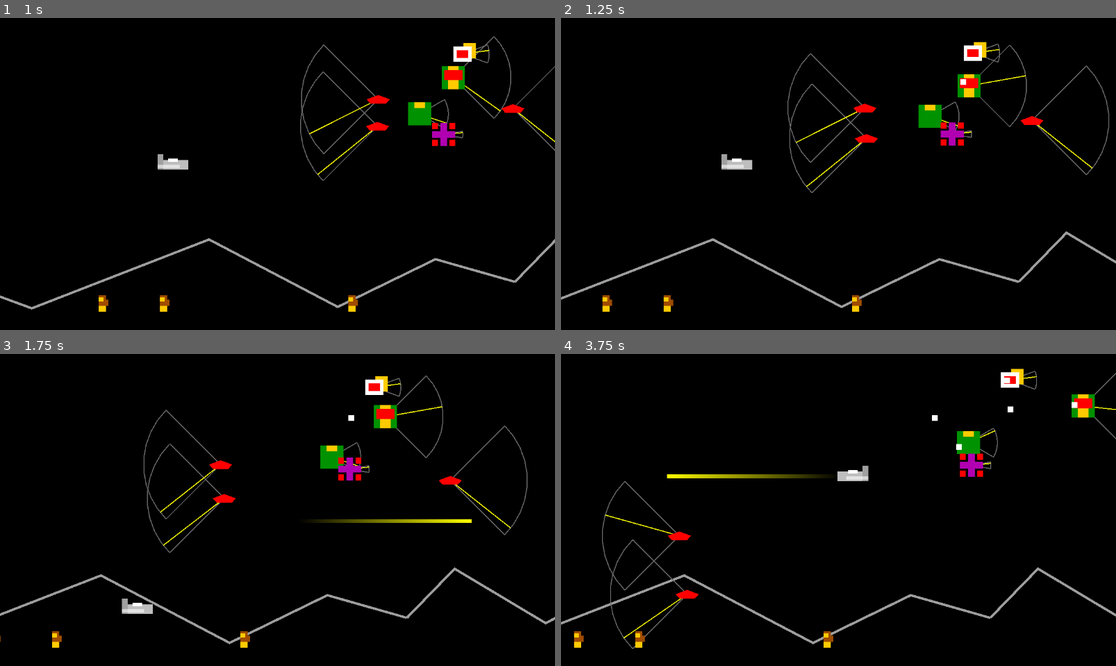
Above: before the commit, frames 1-4 (two rows, left to right).
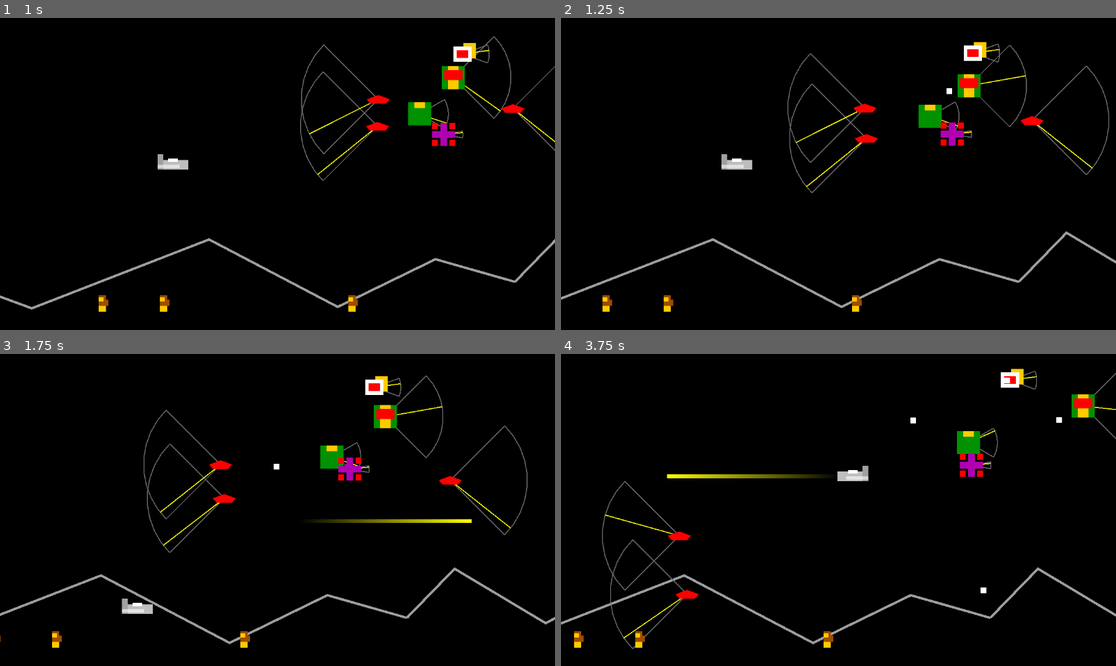
Above: after the commit, the same moments.

Repository: Toxe/godot-defender-clone
Game: Godot game, scene res://scenes/levels/main.tscn
The game is run twice, just before and just after one commit, with the same random seed, the same clock (stepped at 60 frames per second) and the same inputs.
Inputs:
- Up to frame 1 (1 s): hold Right (move_right) from 0.53 s (still down); tap Space (fire) at 0.6 s
- Up to frame 2 (1.25 s): keep holding Right (move_right)
- Up to frame 3 (1.75 s): release Right (move_right) at 1.28 s; hold Down (move_down) from 1.28 s (still down); tap Space (fire) at 1.35 s
- Up to frame 4 (3.75 s): release Down (move_down) at 2.03 s; hold Right (move_right) 2.03-2.78 s; tap Space (fire) at 2.1, 2.85, 3.6 s; hold Up (move_up) 2.78-3.53 s; hold Left (move_left) from 3.53 s (still down)

Frame 1 is identical in both runs. In frame 2, less than 0.1% of the frame differs, in the area x 69-74%, y 19-25%; in frame 3, less than 0.1%; in frame 4, 0.2%, in the area x 62-94%, y 15-77%.

Commit message:
Enemies use EnemyShootingAtPlayerAIComponent to shoot (roughly) in the direction of the player

Diff:
--- a/G01_Defender/scenes/components/shooting_component.gd
+++ b/G01_Defender/scenes/components/shooting_component.gd
@@ -4,6 +4,7 @@
 
 @export var shot_scene: PackedScene = null
 @export var visible_on_screen_notifier: VisibleOnScreenNotifier2D = null
+@export var shooting_ai_component: Node = null
 @export var min_shot_delay := 1.0
 @export var max_shot_delay := 2.0
 @export var one_shot := false
@@ -32,6 +33,9 @@
         var shot_movement_component = shot.get_node("MovementComponent") as MovementComponent
         shot_movement_component.direction = direction
 
+    if shooting_ai_component:
+        shooting_ai_component.update(shot, global_position)  # note: shot is not yet in the tree so shot.global_position is still (0,0) at this point
+
     get_parent().get_parent().add_child(shot)
     start_shooting()
     shot_fired.emit()
--- a/G01_Defender/scenes/enemies/baiter.tscn
+++ b/G01_Defender/scenes/enemies/baiter.tscn
@@ -1,8 +1,9 @@
-[gd_scene load_steps=7 format=3 uid="uid://dd0hlvdakdx6j"]
+[gd_scene load_steps=8 format=3 uid="uid://dd0hlvdakdx6j"]
 
 [ext_resource type="PackedScene" uid="uid://6kn3g63u5hm4" path="res://scenes/components/movement_component.tscn" id="1_pkn14"]
 [ext_resource type="PackedScene" uid="uid://ov5vv7r6yy8p" path="res://scenes/components/erratic_movement_ai_component.tscn" id="2_8ya36"]
 [ext_resource type="PackedScene" uid="uid://ciovhjmxtwyjt" path="res://scenes/components/shooting_component.tscn" id="2_x1yi8"]
+[ext_resource type="PackedScene" uid="uid://ciuc2h8kbi5xk" path="res://scenes/components/enemy_shooting_at_player_ai_component.tscn" id="3_jni5v"]
 [ext_resource type="PackedScene" uid="uid://1kc1srny6n4c" path="res://scenes/enemies/bullet.tscn" id="3_rx8aj"]
 [ext_resource type="PackedScene" uid="uid://bk00hc6aw3868" path="res://scenes/components/hitbox_component.tscn" id="4_ngud3"]
 
@@ -21,9 +22,13 @@
 min_direction_change_time = 3.0
 max_direction_change_time = 5.0
 
-[node name="ShootingComponent" parent="." node_paths=PackedStringArray("visible_on_screen_notifier") instance=ExtResource("2_x1yi8")]
+[node name="EnemyShootingAtPlayerAIComponent" parent="." instance=ExtResource("3_jni5v")]
+spread_angle = 90.0
+
+[node name="ShootingComponent" parent="." node_paths=PackedStringArray("visible_on_screen_notifier", "shooting_ai_component") instance=ExtResource("2_x1yi8")]
 shot_scene = ExtResource("3_rx8aj")
 visible_on_screen_notifier = NodePath("../VisibleOnScreenNotifier2D")
+shooting_ai_component = NodePath("../EnemyShootingAtPlayerAIComponent")
 min_shot_delay = 3.0
 max_shot_delay = 4.0
 
--- a/G01_Defender/scenes/enemies/bomb.gd
+++ /dev/null
@@ -1,5 +0,0 @@
-extends Node2D
-
-
-func setup(spawn_position: Vector2):
-    global_position = spawn_position
--- a/G01_Defender/scenes/enemies/bomb.tscn
+++ b/G01_Defender/scenes/enemies/bomb.tscn
@@ -1,6 +1,5 @@
-[gd_scene load_steps=5 format=3 uid="uid://dro1lmf7r4t40"]
+[gd_scene load_steps=4 format=3 uid="uid://dro1lmf7r4t40"]
 
-[ext_resource type="Script" path="res://scenes/enemies/bomb.gd" id="1_iaij1"]
 [ext_resource type="PackedScene" uid="uid://du0c02bx6fs4c" path="res://scenes/components/lifetime_component.tscn" id="2_ehjk3"]
 [ext_resource type="PackedScene" uid="uid://bk00hc6aw3868" path="res://scenes/components/hitbox_component.tscn" id="2_l8iuw"]
 
@@ -8,7 +7,6 @@
 size = Vector2(12, 12)
 
 [node name="Bomb" type="Node2D"]
-script = ExtResource("1_iaij1")
 
 [node name="LifetimeComponent" parent="." node_paths=PackedStringArray("visible_on_screen_notifier") instance=ExtResource("2_ehjk3")]
 visible_on_screen_notifier = NodePath("../VisibleOnScreenNotifier2D")
--- a/G01_Defender/scenes/enemies/bullet.gd
+++ /dev/null
@@ -1,5 +0,0 @@
-extends Node2D
-
-func setup(spawn_position: Vector2):
-    global_position = spawn_position
-    $MovementComponent.direction = Vector2.RIGHT.rotated(randf_range(0.0, 2 * PI))
--- a/G01_Defender/scenes/enemies/bullet.tscn
+++ b/G01_Defender/scenes/enemies/bullet.tscn
@@ -1,6 +1,5 @@
-[gd_scene load_steps=6 format=3 uid="uid://1kc1srny6n4c"]
+[gd_scene load_steps=5 format=3 uid="uid://1kc1srny6n4c"]
 
-[ext_resource type="Script" path="res://scenes/enemies/bullet.gd" id="1_jgfq0"]
 [ext_resource type="PackedScene" uid="uid://6kn3g63u5hm4" path="res://scenes/components/movement_component.tscn" id="2_5uv35"]
 [ext_resource type="PackedScene" uid="uid://du0c02bx6fs4c" path="res://scenes/components/lifetime_component.tscn" id="3_dx7gw"]
 [ext_resource type="PackedScene" uid="uid://bk00hc6aw3868" path="res://scenes/components/hitbox_component.tscn" id="4_v5lsu"]
@@ -9,7 +8,6 @@
 size = Vector2(12, 12)
 
 [node name="Bullet" type="Node2D"]
-script = ExtResource("1_jgfq0")
 
 [node name="LifetimeComponent" parent="." node_paths=PackedStringArray("visible_on_screen_notifier") instance=ExtResource("3_dx7gw")]
 visible_on_screen_notifier = NodePath("../VisibleOnScreenNotifier2D")
--- a/G01_Defender/scenes/enemies/lander.tscn
+++ b/G01_Defender/scenes/enemies/lander.tscn
@@ -1,9 +1,10 @@
-[gd_scene load_steps=7 format=3 uid="uid://u6fj8vy2f1oe"]
+[gd_scene load_steps=8 format=3 uid="uid://u6fj8vy2f1oe"]
 
 [ext_resource type="PackedScene" uid="uid://6kn3g63u5hm4" path="res://scenes/components/movement_component.tscn" id="1_lgmwg"]
 [ext_resource type="PackedScene" uid="uid://bk00hc6aw3868" path="res://scenes/components/hitbox_component.tscn" id="1_u8o1l"]
 [ext_resource type="PackedScene" uid="uid://ov5vv7r6yy8p" path="res://scenes/components/erratic_movement_ai_component.tscn" id="2_v2m4s"]
 [ext_resource type="PackedScene" uid="uid://1kc1srny6n4c" path="res://scenes/enemies/bullet.tscn" id="3_qu8ae"]
+[ext_resource type="PackedScene" uid="uid://ciuc2h8kbi5xk" path="res://scenes/components/enemy_shooting_at_player_ai_component.tscn" id="3_s64tb"]
 [ext_resource type="PackedScene" uid="uid://ciovhjmxtwyjt" path="res://scenes/components/shooting_component.tscn" id="4_83jcr"]
 
 [sub_resource type="RectangleShape2D" id="RectangleShape2D_wul00"]
@@ -21,9 +22,13 @@
 min_direction_change_time = 2.0
 max_direction_change_time = 3.0
 
-[node name="ShootingComponent" parent="." node_paths=PackedStringArray("visible_on_screen_notifier") instance=ExtResource("4_83jcr")]
+[node name="EnemyShootingAtPlayerAIComponent" parent="." instance=ExtResource("3_s64tb")]
+spread_angle = 180.0
+
+[node name="ShootingComponent" parent="." node_paths=PackedStringArray("visible_on_screen_notifier", "shooting_ai_component") instance=ExtResource("4_83jcr")]
 shot_scene = ExtResource("3_qu8ae")
 visible_on_screen_notifier = NodePath("../VisibleOnScreenNotifier2D")
+shooting_ai_component = NodePath("../EnemyShootingAtPlayerAIComponent")
 min_shot_delay = 3.0
 max_shot_delay = 4.0
 
--- a/G01_Defender/scenes/enemies/mutant.tscn
+++ b/G01_Defender/scenes/enemies/mutant.tscn
@@ -1,9 +1,10 @@
-[gd_scene load_steps=7 format=3 uid="uid://b04um8wjch62q"]
+[gd_scene load_steps=8 format=3 uid="uid://b04um8wjch62q"]
 
 [ext_resource type="PackedScene" uid="uid://6kn3g63u5hm4" path="res://scenes/components/movement_component.tscn" id="1_8p8dp"]
 [ext_resource type="PackedScene" uid="uid://ciovhjmxtwyjt" path="res://scenes/components/shooting_component.tscn" id="2_qtc2j"]
 [ext_resource type="PackedScene" uid="uid://ov5vv7r6yy8p" path="res://scenes/components/erratic_movement_ai_component.tscn" id="2_wqbu1"]
 [ext_resource type="PackedScene" uid="uid://1kc1srny6n4c" path="res://scenes/enemies/bullet.tscn" id="3_dbn5c"]
+[ext_resource type="PackedScene" uid="uid://ciuc2h8kbi5xk" path="res://scenes/components/enemy_shooting_at_player_ai_component.tscn" id="3_tw4jf"]
 [ext_resource type="PackedScene" uid="uid://bk00hc6aw3868" path="res://scenes/components/hitbox_component.tscn" id="4_g17ab"]
 
 [sub_resource type="RectangleShape2D" id="RectangleShape2D_wul00"]
@@ -21,9 +22,13 @@
 min_direction_change_time = 0.5
 max_direction_change_time = 1.5
 
-[node name="ShootingComponent" parent="." node_paths=PackedStringArray("visible_on_screen_notifier") instance=ExtResource("2_qtc2j")]
+[node name="EnemyShootingAtPlayerAIComponent" parent="." instance=ExtResource("3_tw4jf")]
+spread_angle = 60.0
+
+[node name="ShootingComponent" parent="." node_paths=PackedStringArray("visible_on_screen_notifier", "shooting_ai_component") instance=ExtResource("2_qtc2j")]
 shot_scene = ExtResource("3_dbn5c")
 visible_on_screen_notifier = NodePath("../VisibleOnScreenNotifier2D")
+shooting_ai_component = NodePath("../EnemyShootingAtPlayerAIComponent")
 
 [node name="HitboxComponent" parent="." instance=ExtResource("4_g17ab")]
 
--- a/G01_Defender/scenes/enemies/swarmer.tscn
+++ b/G01_Defender/scenes/enemies/swarmer.tscn
@@ -1,8 +1,9 @@
-[gd_scene load_steps=7 format=3 uid="uid://bowkvlw8hl5ej"]
+[gd_scene load_steps=8 format=3 uid="uid://bowkvlw8hl5ej"]
 
 [ext_resource type="PackedScene" uid="uid://6kn3g63u5hm4" path="res://scenes/components/movement_component.tscn" id="1_wypk8"]
 [ext_resource type="PackedScene" uid="uid://ciovhjmxtwyjt" path="res://scenes/components/shooting_component.tscn" id="2_vcr6r"]
 [ext_resource type="PackedScene" uid="uid://ov5vv7r6yy8p" path="res://scenes/components/erratic_movement_ai_component.tscn" id="2_vhsf0"]
+[ext_resource type="PackedScene" uid="uid://ciuc2h8kbi5xk" path="res://scenes/components/enemy_shooting_at_player_ai_component.tscn" id="3_0ee2t"]
 [ext_resource type="PackedScene" uid="uid://1kc1srny6n4c" path="res://scenes/enemies/bullet.tscn" id="3_6gpd0"]
 [ext_resource type="PackedScene" uid="uid://bk00hc6aw3868" path="res://scenes/components/hitbox_component.tscn" id="4_lo3fo"]
 
@@ -21,9 +22,13 @@
 min_direction_change_time = 0.5
 max_direction_change_time = 1.0
 
-[node name="ShootingComponent" parent="." node_paths=PackedStringArray("visible_on_screen_notifier") instance=ExtResource("2_vcr6r")]
+[node name="EnemyShootingAtPlayerAIComponent" parent="." instance=ExtResource("3_0ee2t")]
+spread_angle = 45.0
+
+[node name="ShootingComponent" parent="." node_paths=PackedStringArray("visible_on_screen_notifier", "shooting_ai_component") instance=ExtResource("2_vcr6r")]
 shot_scene = ExtResource("3_6gpd0")
 visible_on_screen_notifier = NodePath("../VisibleOnScreenNotifier2D")
+shooting_ai_component = NodePath("../EnemyShootingAtPlayerAIComponent")
 min_shot_delay = 3.0
 max_shot_delay = 4.0
 
